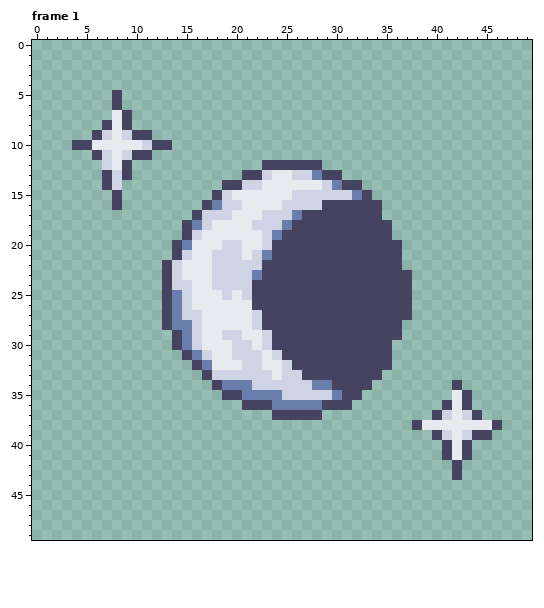
Two states of a pixel-art file, assets/aseprite/moon.aseprite. The first picture shows the starting point.
50x50 pixels, 4 frames. Shown: frame 1. The commit also changed other frames, which this record leaves out.
New version:
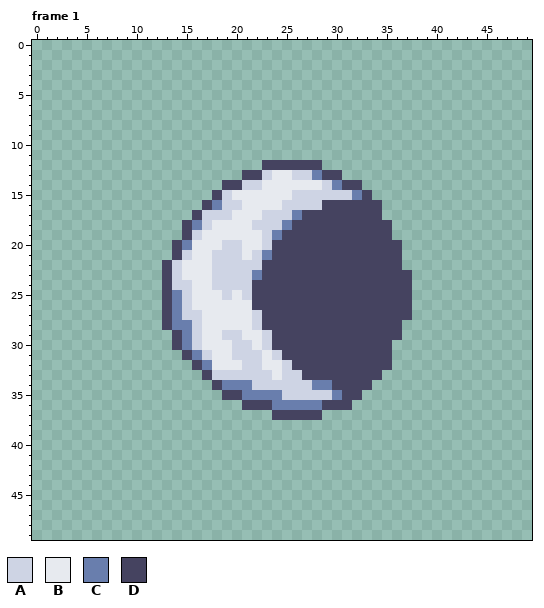
Palette (. is transparent): A #ced4e4  B #e7eaef  C #697ead  D #454360
The edit:
Frame 1:
The author cleared colour A in row 9 at x 7 and 9; in row 10 at x 11; in row 11 at x 7 and 9; in row 12 at x 7; in rows 13 to 14 at x 8; in row 37 at x 41 and 43.
The author cleared colour A in row 39 at x 41 and 43.
The author cleared colour B in rows 7 to 9 at x 8; in row 10 at x 6 to 10; in rows 11 to 12 at x 8; in rows 35 to 37 at x 42; in row 38 at x 39 to 45; in rows 39 to 41 at x 42.
The author cleared colour D in rows 5 to 6 at x 8; in row 7 at x 9; in row 8 at x 7 and 9; in row 9 at x 6 and 10 to 11; in row 10 at x 4 to 5 and 12 to 13; in row 11 at x 6 and 10 to 11.
The author cleared colour D in row 12 at x 9; in row 13 at x 7 and 9; in row 14 at x 7; in rows 15 to 16 at x 8; in row 34 at x 42; in row 35 at x 43.
The author cleared colour D in row 36 at x 41 and 43; in row 37 at x 40 and 44; in row 38 at x 38 and 46; in row 39 at x 40 and 44 to 45; in rows 40 to 41 at x 41 and 43; in rows 42 to 43 at x 42.
Changed places in both pictures, as pixel boxes (x1, y1, x2, y2):
erased: (72, 90, 172, 210)
erased: (412, 380, 502, 480)
